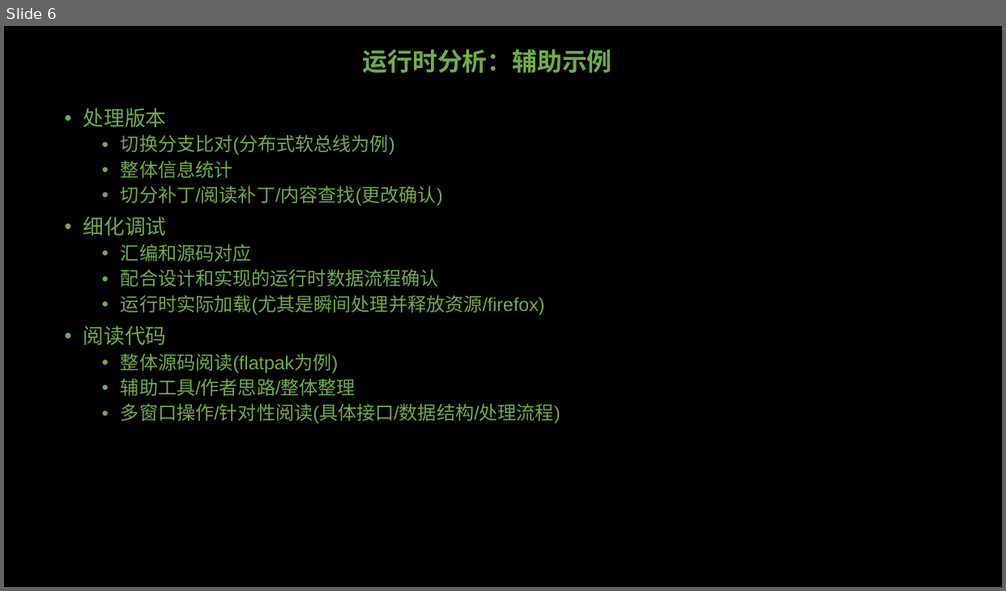
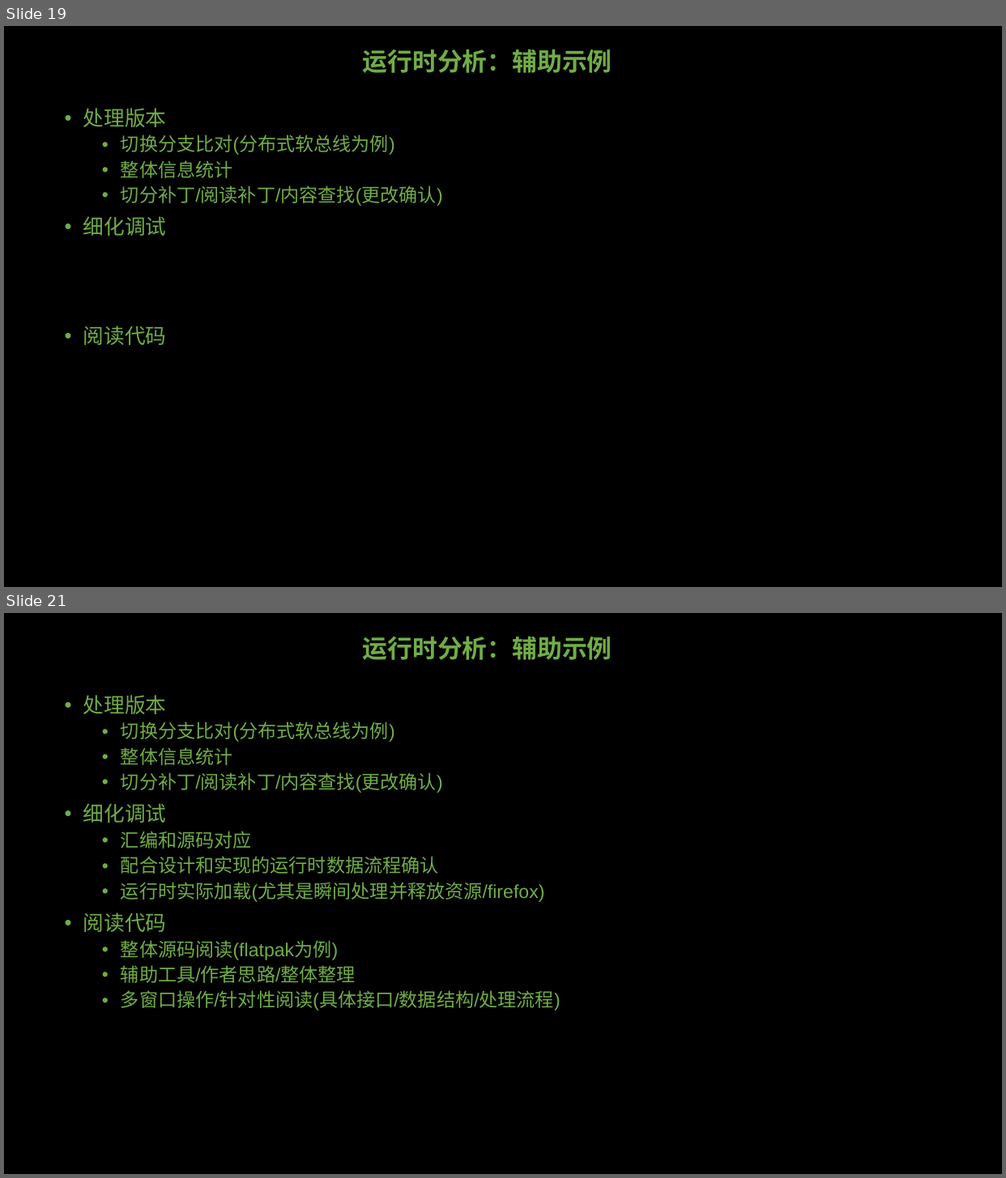
Before and after one commit to GavinKoeng/it-talks, a slide deck: toolchains/runtime-xxx/runtime-analyzing/运行时分析.pptx. Shown one above the other, each under a label of ours: slide 6 before the commit, slides 19 and 21 after it; the slides between them are not shown. The pictures are 1006x591 and 1006x1178 pixels, drawn with LibreOffice and Linux fonts; fonts in the diff are those of the drawing. Boxes give left, top, right and bottom in pixels: in the first picture for what was removed or moved away, otherwise in the second. Text is boxed around its words. In the diff, an @@ line names an element or a change of style, - is before the commit and + after.

Commit message:
toolchains: runtime-xxx: runtime-analyzing: 完成运行时分析PPT初稿

```diff
--- a/toolchains/runtime-xxx/runtime-analyzing/运行时分析.pptx
+++ b/toolchains/runtime-xxx/runtime-analyzing/运行时分析.pptx
@@ slide 19 added at [4,26,1002,587], background #000000 @@
@@ title added at [363,49,612,73], 24 pt, text #70AD47, bold @@
+运行时分析：辅助示例
@@ text added at [83,108,443,345], 18 pt, text #70AD47 @@
+• 处理版本
+  • 切换分支比对(分布式软总线为例)
+  • 整体信息统计
+  • 切分补丁/阅读补丁/内容查找(更改确认)
+• 细化调试
+• 阅读代码
@@ what was slide 6 is now slide 21 @@
```
Also in this commit, not shown: 4 slides changed, 14 other slides added.
